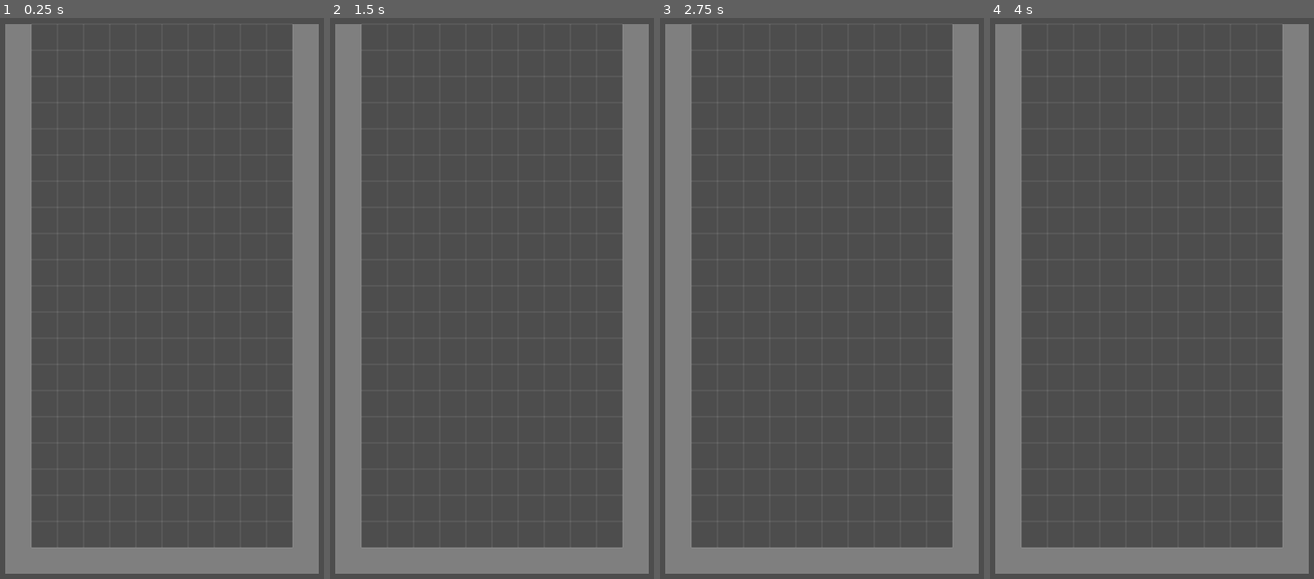
Above: before the commit, frames 1-4 (left to right).
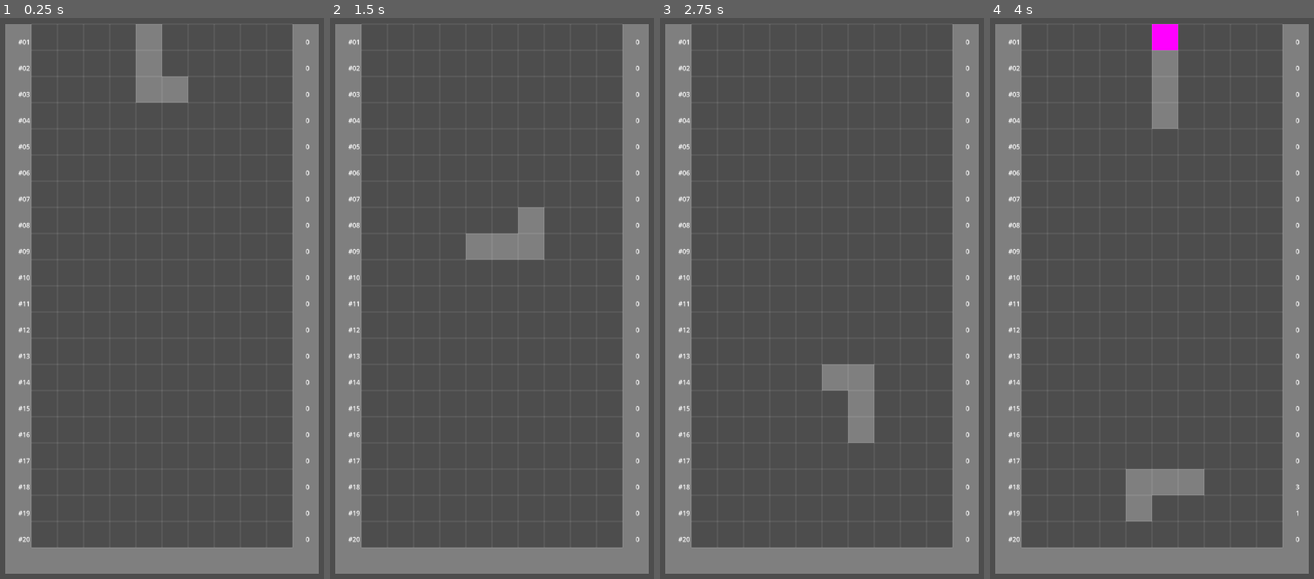
Above: after the commit, the same moments.

Repository: lacedon/mana-tetris
Game: Godot game, scene res://src/components/field/field.tscn
Same seed, same stepped clock (60 frames per second), same inputs: the game is played once before the commit and once after it.
Inputs:
- Up to frame 1 (0.25 s): no input
- Up to frame 2 (1.5 s): tap Enter at 0.5 s; hold Right (move-right) 0.53-1.28 s; hold S (drop) 0.53-1.28 s; hold Left (move-left) from 1.28 s (still down); tap Up (rotate) at 1.35 s
- Up to frame 3 (2.75 s): tap Space at 2 s; release Left (move-left) at 2.03 s; hold Right (move-right) from 2.03 s (still down); hold S (drop) from 2.03 s (still down)
- Up to frame 4 (4 s): release S (drop) at 2.78 s; tap Up (rotate) at 2.85 s; tap Enter at 3.5 s; release Right (move-right) at 3.53 s; hold Left (move-left) from 3.53 s (still down); hold S (drop) from 3.53 s (still down)

The runs differ from the first frame. In frame 1, 2.1% of the frame differs, in the area x 5-96%, y 1-94%; in frame 2, 2.1%; in frame 3, 2.1%; in frame 4, 3.6%.
Error before the commit: Parse Error: Could not preload resource script "res://src/components/field/row_detector/row_detector.gd". (res://src/components/field/field.gd:4)

Commit message:
Fix build

Diff:
--- a/src/components/field/field.gd
+++ b/src/components/field/field.gd
@@ -1,10 +1,8 @@
 extends Node2D
 
 const FigureGenerator = preload("res://src/components/field/figure_generator/figure_generator.gd")
-const RowDetector = preload("res://src/components/field/row_detector/row_detector.gd")
 
 @onready var figureGenerator: FigureGenerator = $FigureGenerator
-@onready var rowDetector: RowDetector = $RowDetector
 
 func handle_calls_updated() -> void:
     figureGenerator.use_next_figure()
--- a/src/components/field/row_detector/row_detector.gd
+++ b/src/components/field/row_detector/row_detector.gd
@@ -69,7 +69,7 @@
     var result: Array[int] = []
     var fullRowCellCount: int = FieldConfig.fieldSize.x
     for rowIndex in range(cellNumberList.size()):
-        if cellNumberList[rowIndex] === fullRowCellCount:
+        if cellNumberList[rowIndex] == fullRowCellCount:
             result.append(rowIndex)
     return result
 
